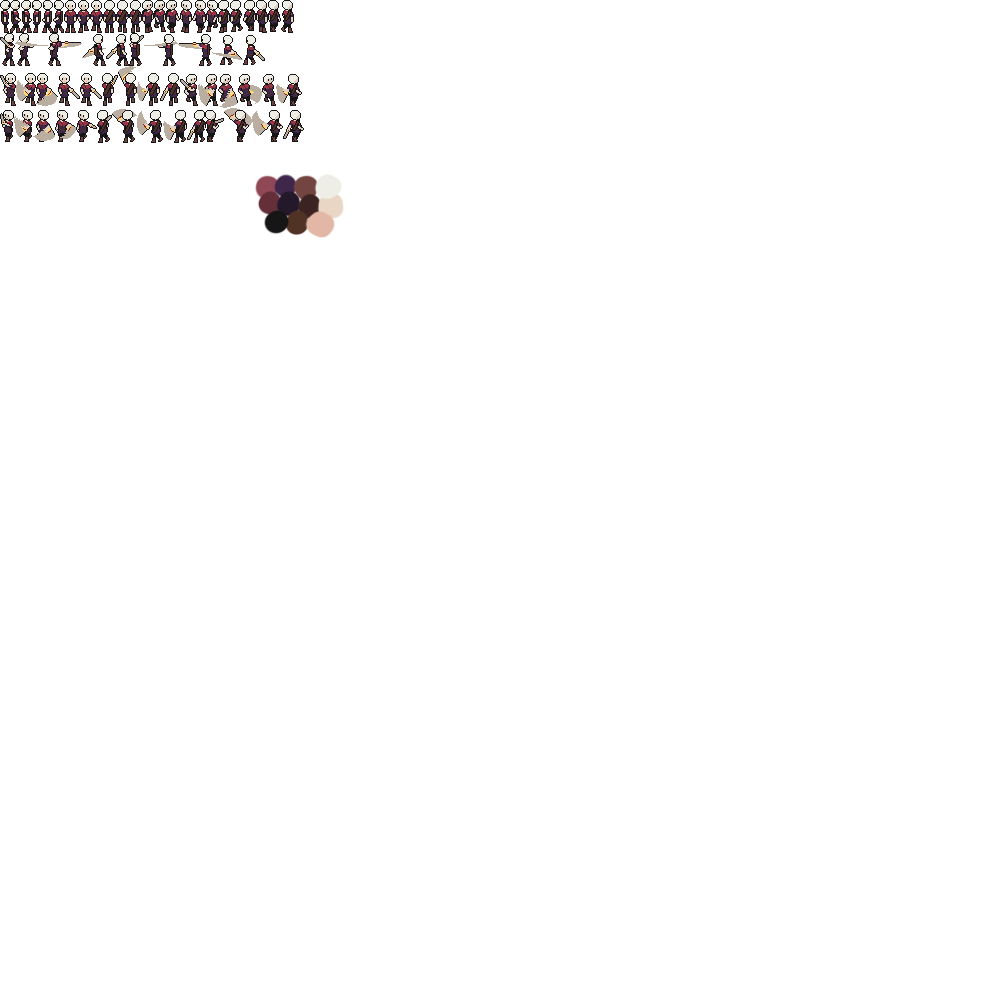
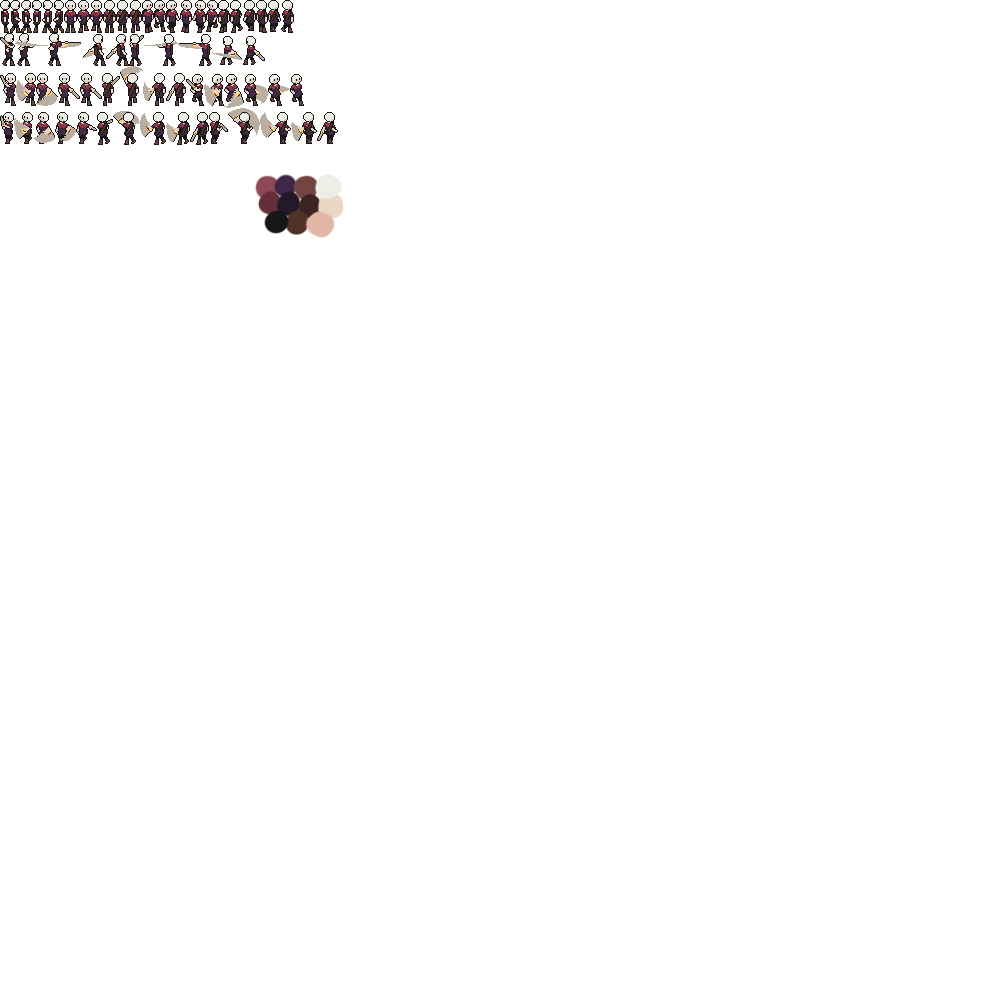
Layer changes from the first 1000 × 1000 image to the second:
renamed "Layer 43" to "Layer 44", painted on it over [0, 0, 338, 145]
